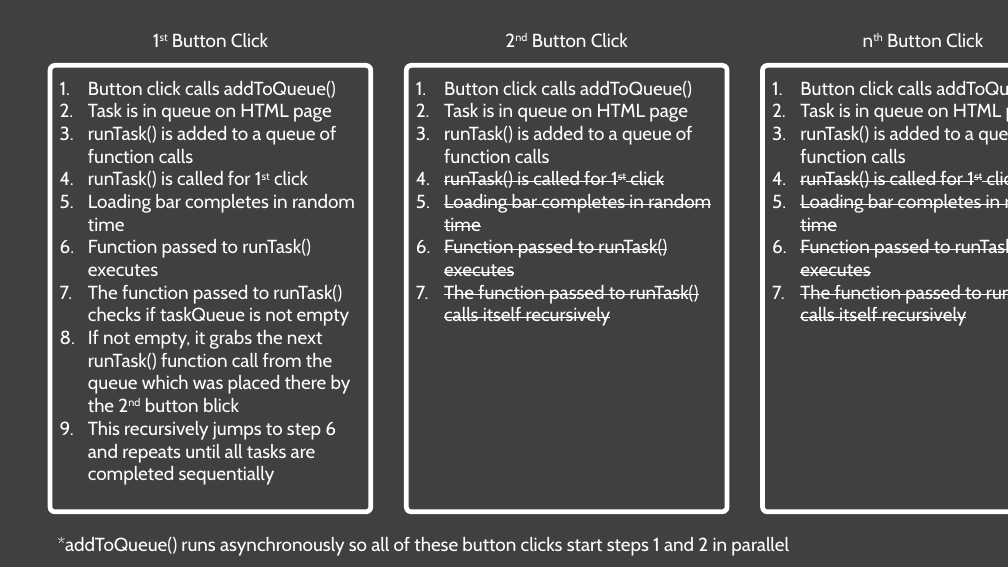
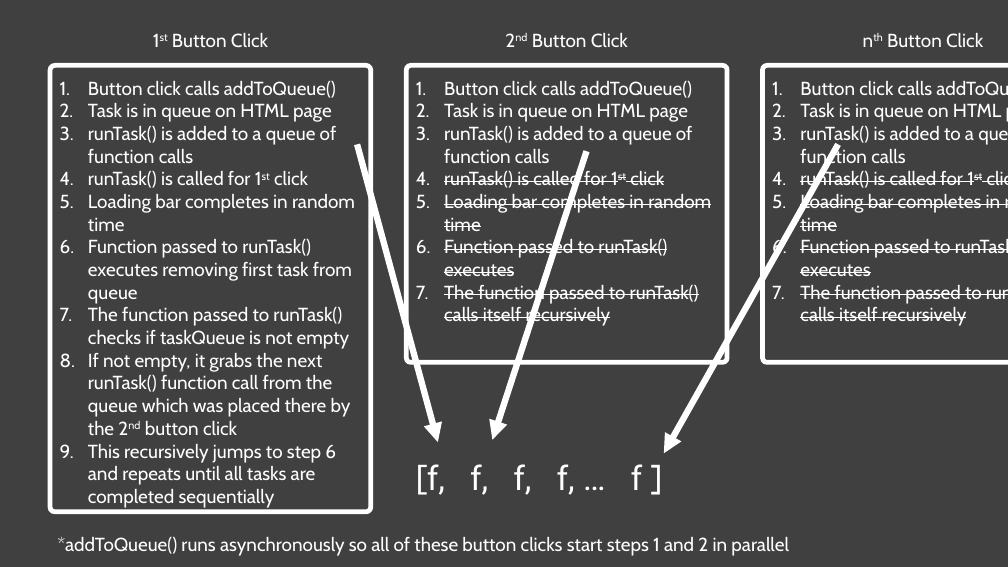
Before and after one commit to rennacarver/AOPS-Technical-Interview, a slide deck: slide 1 of Queue it up.pptx. Drawn at 1008x567 pixels with LibreOffice and Linux fonts; fonts in the diff are those of the drawing. Boxes give left, top, right and bottom in pixels: in the first picture for what was removed or moved away, otherwise in the second. Text is boxed around its words. In the diff, an @@ line names an element or a change of style, - is before the commit and + after.

Commit message:
update pptx

```diff
--- a/Queue it up.pptx
+++ b/Queue it up.pptx
@@ rounded rectangle: place and size @@
-rounded rectangle at box(406, 65, 727, 512)
+rounded rectangle at box(406, 65, 727, 362)
@@ rounded rectangle: place and size @@
-rounded rectangle at box(763, 65, 1008, 512)
+rounded rectangle at box(763, 65, 1008, 362)
@@ arrow added from (357, 144) to (438, 442), #FFFFFF 6 pt @@
@@ arrow added from (839, 144) to (664, 454), #FFFFFF 6 pt @@
@@ arrow added from (587, 151) to (492, 440), #FFFFFF 6 pt @@
@@ text at box(88, 239, 352, 304): text changed @@
-6. Function passed to runTask() executes
+6. Function passed to runTask() executes removing first task from queue
@@ text at box(88, 353, 351, 435): text changed @@
-8. If not empty, it grabs the next runTask() function call from the queue which was placed there by the 2nd button blick
+8. If not empty, it grabs the next runTask() function call from the queue which was placed there by the 2nd button click
@@ text added at box(416, 464, 643, 495), 32 pt, text #FFFFFF @@
+[f, f, f, f, … f ]
```
